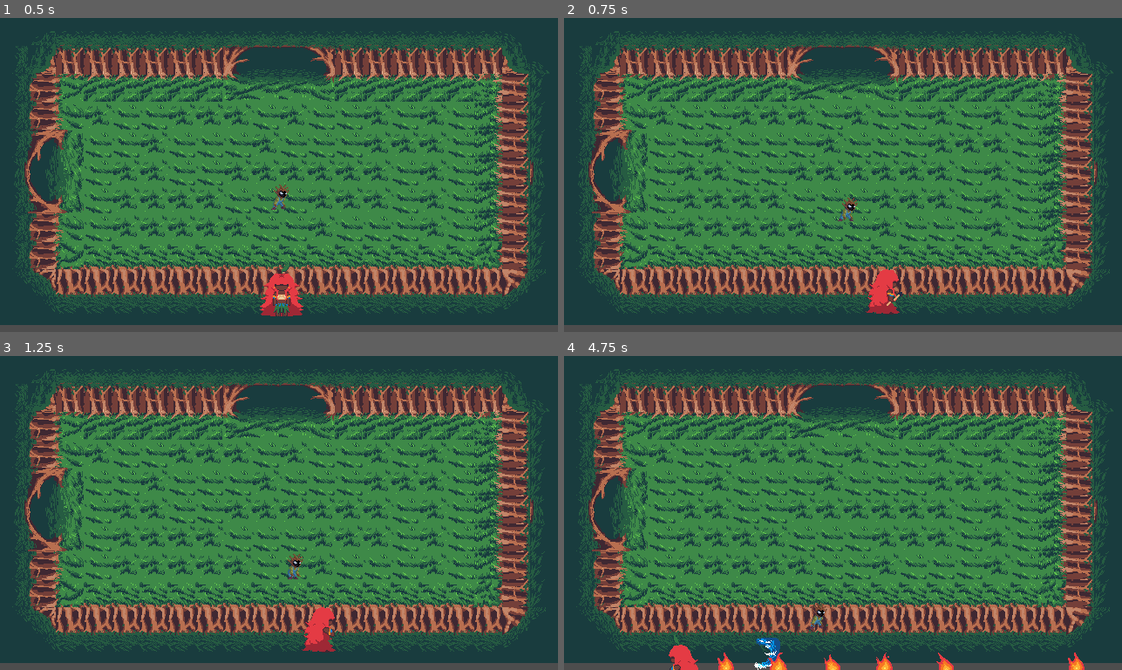
Above: before the commit, frames 1-4 (two rows, left to right).
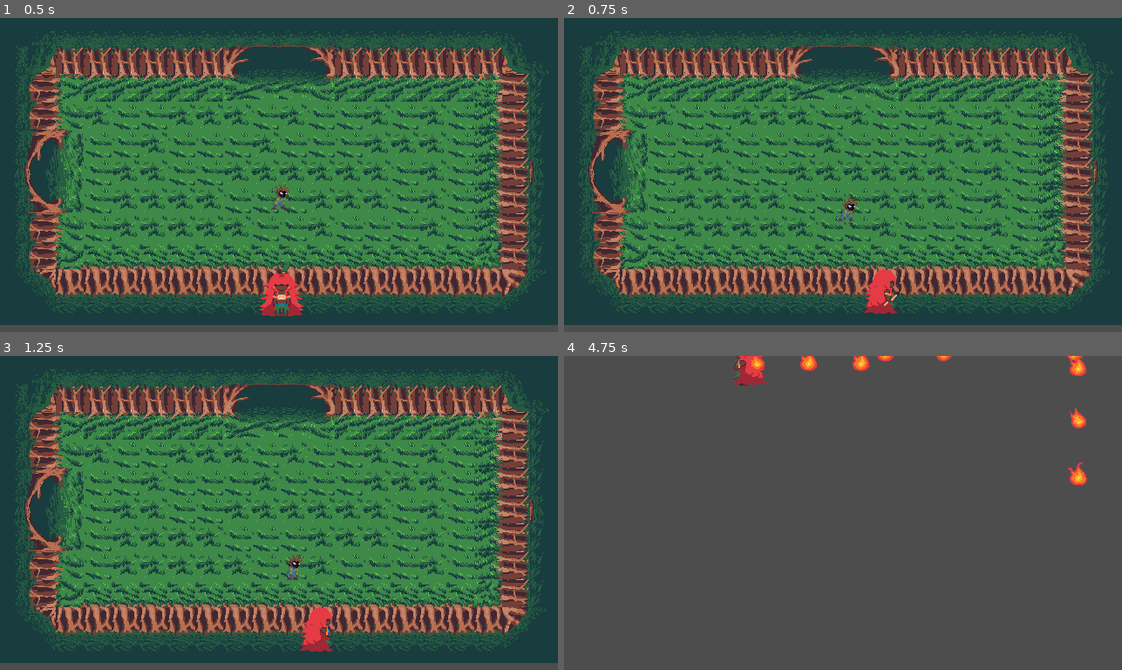
Above: after the commit, the same moments.

Repository: SamuelMTL/AmazonProject
Game: Godot game, scene res://scenes/Dungeons/dungeon.tscn
Two runs of this game, one before a commit and one after it. Both use one fixed random seed, a clock stepped at 60 frames per second and the inputs below. This scene is started directly instead of the project's main scene. Sound files missing from this copy of the repository are replaced by a short silence.
Inputs (mouse positions are in pixels of both pictures, inside the frame that each line leads up to):
- Up to frame 1 (0.5 s): no input
- Up to frame 2 (0.75 s): move the mouse to (965, 159) at 0.52 s; hold Right (ui_right) from 0.53 s (still down); click (965, 159) at 0.6 s
- Up to frame 3 (1.25 s): keep holding Right (ui_right)
- Up to frame 4 (4.75 s): move the mouse to (731, 528) at 1.27 s; release Right (ui_right) at 1.28 s; hold Down (ui_down) 1.28-2.03 s; tap one key every 0.75 s from 1.35 s: R (BoitataPower) Q (CurupiraPower) H (Habilidades) E (IaraPower); click (731, 528) at 1.55 s; move the mouse to (898, 443) at 2.02 s; hold Right (ui_right) 2.03-2.78 s; click (898, 443) at 2.3 s; move the mouse to (815, 575) at 2.77 s; hold Up (ui_up) 2.78-3.53 s; click (815, 575) at 3.05 s; move the mouse to (1010, 560) at 3.52 s; hold Left (ui_left) from 3.53 s (still down); click (1010, 560) at 3.8 s; move the mouse to (675, 465) at 4.27 s; click (675, 465) at 4.35 s

Frame 1 is identical in both runs. In frame 2, 0.3% of the frame differs, in the area x 53-61%, y 77-95%; in frame 3, 0.4%; in frame 4, 98%, in the area x 0-100%, y 0-100%.

Commit message:
movimentação do inimigo provisorio

Diff:
--- a/amazonproject/Components/PlayerComponent/Jogador.tscn
+++ b/amazonproject/Components/PlayerComponent/Jogador.tscn
@@ -6,9 +6,6 @@
 [ext_resource type="Texture2D" uid="uid://b4j73yu74vjix" path="res://assets/Caipora/CaiporaSpriteSheetWalking.png" id="3_yhkxk"]
 [ext_resource type="Script" path="res://Components/PlayerComponent/melee_attack_area.gd" id="5_yhkxk"]
 
-[sub_resource type="CapsuleShape2D" id="CapsuleShape2D_rl5ka"]
-height = 32.0
-
 [sub_resource type="AtlasTexture" id="AtlasTexture_7t6un"]
 atlas = ExtResource("1_k8qog")
 region = Rect2(0, 0, 80, 80)
@@ -443,35 +440,39 @@
 [sub_resource type="CircleShape2D" id="CircleShape2D_ivn2g"]
 radius = 102.078
 
+[sub_resource type="CapsuleShape2D" id="CapsuleShape2D_rl5ka"]
+radius = 13.0
+height = 32.0
+
 [node name="Jogador" type="CharacterBody2D" groups=["Player"]]
 script = ExtResource("1_ivn2g")
+
+[node name="AnimatedSprite2D" type="AnimatedSprite2D" parent="."]
+sprite_frames = SubResource("SpriteFrames_xqhm8")
+animation = &"DownAttacking"
+
+[node name="DashTimer" type="Timer" parent="."]
+wait_time = 0.16
+
+[node name="DashCooldown" type="Timer" parent="."]
+
+[node name="AttackCooldown" type="Timer" parent="."]
+
+[node name="MeleeAttackHurtbox" type="Area2D" parent="."]
+script = ExtResource("5_yhkxk")
+
+[node name="CollisionShape2D" type="CollisionShape2D" parent="MeleeAttackHurtbox"]
+shape = SubResource("CapsuleShape2D_ivn2g")
+
+[node name="LancaAttackArea" type="Area2D" parent="."]
+
+[node name="CollisionShape2D" type="CollisionShape2D" parent="LancaAttackArea"]
+shape = SubResource("CircleShape2D_ivn2g")
 
 [node name="CollisionShape2D" type="CollisionShape2D" parent="."]
 show_behind_parent = true
 position = Vector2(0, 17)
 shape = SubResource("CapsuleShape2D_rl5ka")
-
-[node name="AnimatedSprite2D" type="AnimatedSprite2D" parent="."]
-sprite_frames = SubResource("SpriteFrames_xqhm8")
-animation = &"DownAttacking"
-
-[node name="DashTimer" type="Timer" parent="."]
-wait_time = 0.16
-
-[node name="DashCooldown" type="Timer" parent="."]
-
-[node name="AttackCooldown" type="Timer" parent="."]
-
-[node name="MeleeAttackHurtbox" type="Area2D" parent="."]
-script = ExtResource("5_yhkxk")
-
-[node name="CollisionShape2D" type="CollisionShape2D" parent="MeleeAttackHurtbox"]
-shape = SubResource("CapsuleShape2D_ivn2g")
-
-[node name="LancaAttackArea" type="Area2D" parent="."]
-
-[node name="CollisionShape2D" type="CollisionShape2D" parent="LancaAttackArea"]
-shape = SubResource("CircleShape2D_ivn2g")
 
 [connection signal="timeout" from="DashTimer" to="." method="_on_dash_timer_timeout"]
 [connection signal="timeout" from="DashCooldown" to="." method="_on_dash_cooldown_timeout"]
--- a/amazonproject/inimigoteste.gd
+++ b/amazonproject/inimigoteste.gd
@@ -14,6 +14,10 @@
 
 @onready var sprites = $Sprite2D
 @onready var player = get_tree().get_first_node_in_group("Player")
+
+@export var chase_radius: float = 250.0
+# This guy doesn't actually attack, he just tries to get close to the player
+@export var follow_radius: float = 70.0 # stop distance from player
 
 var inimigos = {
 		"espantalho": {
@@ -50,16 +54,18 @@
 		knockback_time -= delta
 		return
 
-	if player and is_instance_valid(player):
-		var distance = position.distance_to(player.position)
+	var direction: Vector2 = player.global_position - global_position
 
-		if distance <= detection_radius and distance > stop_distance:
-			var direction = (player.position - position).normalized()
-			velocity = direction * move_speed
-		else:
-			velocity = Vector2.ZERO
+	var distance = direction.length()
+	#if distance > chase_radius:
+		#transitioned.emit(self, "wander")
+		#return
+	velocity = direction.normalized()* move_speed
 
-		move_and_slide()
+	if distance <= follow_radius:
+		velocity = Vector2.ZERO
+
+	move_and_slide()
 
 func apply_knockback(direction: Vector2, force: float):
 	knockback_velocity = direction.normalized() * force
--- a/amazonproject/scenes/Dungeons/MataDaTerraFirme/dungeon_room_MTF.tscn
+++ b/amazonproject/scenes/Dungeons/MataDaTerraFirme/dungeon_room_MTF.tscn
@@ -45,6 +45,7 @@
 
 [node name="TopLeftCorner1" type="StaticBody2D" parent="."]
 position = Vector2(0, 32)
+disable_mode = 1
 
 [node name="CollisionShape2D" type="CollisionShape2D" parent="TopLeftCorner1"]
 position = Vector2(133, 1.5)
@@ -52,6 +53,7 @@
 
 [node name="TopLeftCorner2" type="StaticBody2D" parent="."]
 position = Vector2(0, 33)
+disable_mode = 1
 
 [node name="CollisionShape2D" type="CollisionShape2D" parent="TopLeftCorner2"]
 position = Vector2(34, 31.5)
@@ -59,6 +61,7 @@
 
 [node name="DownLeftCorner1" type="StaticBody2D" parent="."]
 position = Vector2(0, 229)
+disable_mode = 1
 
 [node name="CollisionShape2D" type="CollisionShape2D" parent="DownLeftCorner1"]
 position = Vector2(34, 60)
@@ -66,6 +69,7 @@
 
 [node name="DownLeftCorner2" type="StaticBody2D" parent="."]
 position = Vector2(75, 342)
+disable_mode = 1
 
 [node name="CollisionShape2D" type="CollisionShape2D" parent="DownLeftCorner2"]
 position = Vector2(59.375, -21.75)
@@ -73,6 +77,7 @@
 
 [node name="TopRightCorner1" type="StaticBody2D" parent="."]
 position = Vector2(486, 33)
+disable_mode = 1
 
 [node name="CollisionShape2D" type="CollisionShape2D" parent="TopRightCorner1"]
 position = Vector2(22.5, 2.5)
@@ -80,6 +85,7 @@
 
 [node name="TopRightCorner2" type="StaticBody2D" parent="."]
 position = Vector2(603, 33)
+disable_mode = 1
 
 [node name="CollisionShape2D" type="CollisionShape2D" parent="TopRightCorner2"]
 position = Vector2(2.5, 32)
@@ -87,6 +93,7 @@
 
 [node name="DownRightCorner1" type="StaticBody2D" parent="."]
 position = Vector2(616, 264)
+disable_mode = 1
 
 [node name="CollisionShape2D" type="CollisionShape2D" parent="DownRightCorner1"]
 position = Vector2(-9, 19.5)
@@ -94,6 +101,7 @@
 
 [node name="DownRightCorner2" type="StaticBody2D" parent="."]
 position = Vector2(508, 319)
+disable_mode = 1
 
 [node name="CollisionShape2D" type="CollisionShape2D" parent="DownRightCorner2"]
 position = Vector2(1.75, 0.5)
@@ -101,6 +109,7 @@
 
 [node name="Top" type="StaticBody2D" parent="."]
 position = Vector2(321, 33)
+disable_mode = 1
 
 [node name="CollisionShape2D" type="CollisionShape2D" parent="Top"]
 position = Vector2(0, 1)
@@ -109,6 +118,7 @@
 
 [node name="Left" type="StaticBody2D" parent="."]
 position = Vector2(39, 180)
+disable_mode = 1
 
 [node name="CollisionShape2D" type="CollisionShape2D" parent="Left"]
 position = Vector2(-4.75, -2)
@@ -117,6 +127,7 @@
 
 [node name="Right" type="StaticBody2D" parent="."]
 position = Vector2(610, 180)
+disable_mode = 1
 
 [node name="CollisionShape2D" type="CollisionShape2D" parent="Right"]
 position = Vector2(-4.75, -2)
@@ -125,6 +136,7 @@
 
 [node name="Bottom" type="StaticBody2D" parent="."]
 position = Vector2(321, 318)
+disable_mode = 1
 
 [node name="CollisionShape2D" type="CollisionShape2D" parent="Bottom"]
 position = Vector2(0, 1)
Not shown: 1 places in amazonproject/scenes/CurrentEnemy.tscn that only renumber resources
